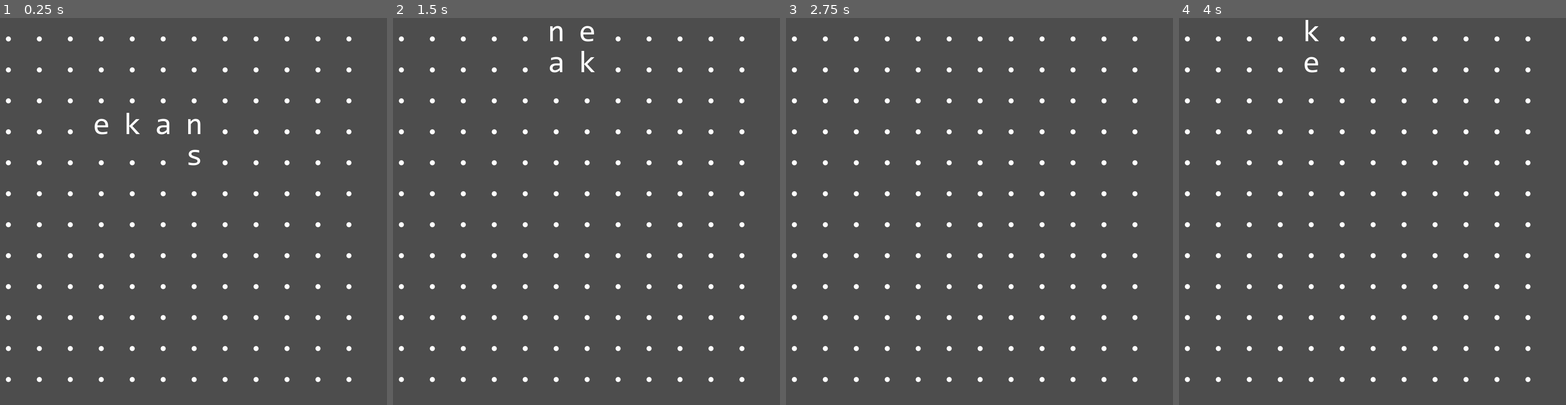
Above: before the commit, frames 1-4 (left to right).
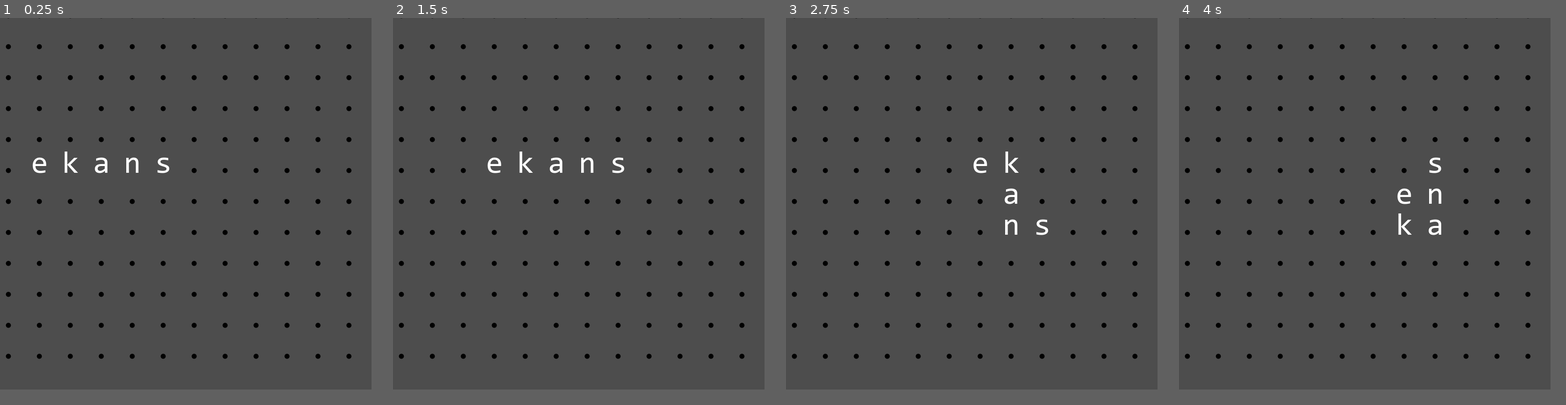
Above: after the commit, the same moments.

Repository: robro/snake_words_gd
Game: Godot game, scene res://scene/snaking.tscn
The game is run twice, just before and just after one commit, with the same random seed, the same clock (stepped at 60 frames per second) and the same inputs. Before the commit the project starts from res://test.tscn.
Inputs:
- Up to frame 1 (0.25 s): no input
- Up to frame 2 (1.5 s): hold Right (Right, bound only after the commit) 0.53-1.28 s; hold Down (Down, bound only after the commit) from 1.28 s (still down)
- Up to frame 3 (2.75 s): tap Enter at 2 s; release Down (Down, bound only after the commit) at 2.03 s; hold Right (Right, bound only after the commit) from 2.03 s (still down)
- Up to frame 4 (4 s): release Right (Right, bound only after the commit) at 2.78 s; hold Up (Up, bound only after the commit) 2.78-3.53 s; hold Left (Left, bound only after the commit) from 3.53 s (still down)
In our replay, the window is 800x800 before the commit and 768x768 after it. These sizes can differ from the game's own. Grey fills any space a smaller window leaves; there, only what the larger window draws over its background counts as a difference.

The runs differ from the first frame. In frame 1, 4.6% of the frame differs, in the area x 1-91%, y 0-95%; in frame 2, 4.6%; in frame 3, 4.3%; in frame 4, 4.5%.

Commit message:
Add snake controls and better drawing

Diff:
--- a/Cell.gd
+++ /dev/null
@@ -1,41 +0,0 @@
-class_name Cell
-extends Label
-
-
-@export var default_text := '.'
-var base_settings := preload("res://CellSettings.tres")
-
-
-func _init():
-	assert(len(default_text) == 1)
-	label_settings = base_settings.duplicate()
-	text = default_text
-
-
-func _ready():
-	pass
-
-func _process(_delta):
-	assert(len(text) == 1)
-
-
-func set_char(_text: String):
-	# assert(len(text) == 1)
-	text = _text
-
-
-func set_color(color: Color):
-	label_settings.font_color = color
-
-
-func randomize():
-	text = get_rand_text()
-	label_settings.font_color = get_rand_color()
-
-
-func get_rand_text() -> String:
-	return char(randi_range(0, 25) + 97)
-
-
-func get_rand_color() -> Color:
-	return Color(randf(), randf(), randf())
--- a/CellSettings.tres
+++ /dev/null
@@ -1,7 +0,0 @@
-[gd_resource type="LabelSettings" load_steps=2 format=3 uid="uid://dgdtnhb62taff"]
-
-[ext_resource type="FontFile" uid="uid://b7sdg80udjhpk" path="res://font/consola.ttf" id="1_t5qx7"]
-
-[resource]
-font = ExtResource("1_t5qx7")
-font_size = 64
--- a/Grid.gd
+++ /dev/null
@@ -1,63 +0,0 @@
-class_name Grid
-extends Node2D
-
-
-## Number of rows
-@export var rows : int = 12
-## Number of columns
-@export var cols : int = 12
-## Size of each grid cell in pixels
-@export var cell_size : int = 64
-
-
-func _ready():
-	for y in rows:
-		for x in cols:
-			var cell = Cell.new()
-			add_child(cell)
-			cell.position = Vector2(x * cell_size, y * cell_size)
-
-
-func _process(_delta):
-	pass
-
-
-func clear():
-	for cell : Cell in get_children():
-		cell.text = cell.default_text
-
-
-func has_position(pos: Vector2i) -> bool:
-	return Rect2i(0, 0, cols, rows).has_point(pos)
-
-
-func get_idx_from_pos(pos : Vector2i) -> int:
-	return pos.y * cols + pos.x
-
-
-func set_color(pos: Vector2i, color: Color) -> void:
-	if !has_position(pos):
-		return
-	var cell := get_child(get_idx_from_pos(pos)) as Cell
-	cell.label_settings.font_color = color
-
-
-func set_char(pos: Vector2i, text: String) -> void:
-	assert(len(text) == 1)
-	if !has_position(pos):
-		return
-	var cell := get_child(get_idx_from_pos(pos)) as Cell
-	cell.text = text
-
-
-func set_cell(pos: Vector2i, text: String, color: Color) -> void:
-	assert(len(text) == 1)
-	if !has_position(pos):
-		return
-	var cell := get_child(get_idx_from_pos(pos)) as Cell
-	cell.text = text
-	cell.label_settings.font_color = color
-
-
-func test():
-	set_color(Vector2i(randi_range(0, cols), randi_range(0, rows)), Color.BLACK)
--- a/Snake.gd
+++ /dev/null
@@ -1,57 +0,0 @@
-class_name Snake
-extends Node2D
-
-enum Facing {
-	UP,
-	DOWN,
-	LEFT,
-	RIGHT,
-}
-
-const offset = {
-	Facing.UP: Vector2i.UP,
-	Facing.DOWN: Vector2i.DOWN,
-	Facing.LEFT: Vector2i.LEFT,
-	Facing.RIGHT: Vector2i.RIGHT,
-}
-
-@export var text : String = "snake"
-@export var color : Color = Color.WHITE
-@export var facing : Facing = Facing.RIGHT
-@export var tick : float = 0.5
-@export var start_pos : Vector2i = Vector2i.ZERO
-@export var grid : Grid
-
-var timer : Timer
-var parts : Array[SnakePart]
-var offsets : Array[Vector2i]
-var tail : Vector2i
-
-
-func _init():
-	for i in len(text):
-		parts.append(SnakePart.new(text[i], color))
-		offsets.append(offset[facing] * -i)
-
-
-func _ready():
-	assert(grid is Grid)
-	timer = Timer.new()
-	add_child(timer)
-	timer.wait_time = tick
-	timer.timeout.connect(move)
-	timer.start()
-
-
-func _process(_delta):
-	pass
-
-func move():
-	tail = offsets.pop_back()
-	offsets.insert(0, offsets[0] + offset[facing])
-
-	grid.clear()
-	for i in len(parts):
-		grid.set_cell(offsets[i] + start_pos, parts[i].text, parts[i].color)
-
-	facing = Facing.values()[randi_range(0, len(Facing) - 1)]
--- /dev/null
+++ b/object/Cell.gd
@@ -0,0 +1,22 @@
+class_name Cell
+extends Node2D
+
+var _char : String
+var _color : Color
+
+
+func _ready():
+	pass
+
+
+func _process(_delta):
+	pass
+
+
+func set_char(text: String):
+	assert(len(text) == 1)
+	_char = text
+
+
+func set_color(color: Color):
+	_color = color
--- /dev/null
+++ b/object/Snake.gd
@@ -0,0 +1,70 @@
+class_name Snake
+extends Node2D
+
+@export var text : String = "snake"
+@export var color : Color = Color.WHITE
+@export var facing : Facing = Facing.RIGHT
+@export var tick : float = 0.5
+@export var pos : Vector2i = Vector2i.ZERO
+
+enum Facing {
+	UP,
+	DOWN,
+	LEFT,
+	RIGHT,
+}
+
+const offset = {
+	Facing.UP: Vector2i.UP,
+	Facing.DOWN: Vector2i.DOWN,
+	Facing.LEFT: Vector2i.LEFT,
+	Facing.RIGHT: Vector2i.RIGHT,
+}
+
+var timer : Timer
+var parts : Array[SnakePart]
+var positions : Array[Vector2i]
+var tail : Vector2i = pos
+var next_facing := facing
+
+
+func _init():
+	for i in len(text):
+		parts.append(SnakePart.new(text[i], color))
+		positions.append(offset[facing] * -i)
+
+
+func _ready():
+	timer = Timer.new()
+	add_child(timer)
+	timer.wait_time = tick
+	timer.timeout.connect(move)
+	timer.start()
+
+
+func _process(_delta):
+	pass
+
+
+func _input(event):
+	if not event is InputEvent:
+		return
+	if event.is_action_pressed("Up") and facing != Facing.DOWN:
+		next_facing = Facing.UP
+	elif event.is_action_pressed("Down") and facing != Facing.UP:
+		next_facing = Facing.DOWN
+	elif event.is_action_pressed("Left") and facing != Facing.RIGHT:
+		next_facing = Facing.LEFT
+	elif event.is_action_pressed("Right") and facing != Facing.LEFT:
+		next_facing = Facing.RIGHT
+
+
+func move():
+	facing = next_facing
+	tail = positions.pop_back()
+	positions.insert(0, positions[0] + offset[facing])
+
+
+func draw_to_grid(grid: Grid):
+	for i in len(parts):
+		grid.set_cell(positions[i] + pos, parts[i].text, parts[i].color)
--- a/project.godot
+++ b/project.godot
@@ -11,11 +11,34 @@
 [application]
 
 config/name="snake_words_gd"
-run/main_scene="res://test.tscn"
+run/main_scene="res://scene/snaking.tscn"
 config/features=PackedStringArray("4.2", "Forward Plus")
 config/icon="res://icon.svg"
 
 [display]
 
-window/size/viewport_width=800
-window/size/viewport_height=800
+window/size/viewport_width=768
+window/size/viewport_height=768
+
+[input]
+
+Up={
+"deadzone": 0.5,
+"events": [Object(InputEventKey,"resource_local_to_scene":false,"resource_name":"","device":-1,"window_id":0,"alt_pressed":false,"shift_pressed":false,"ctrl_pressed":false,"meta_pressed":false,"pressed":false,"keycode":4194320,"physical_keycode":4194320,"key_label":4194320,"unicode":0,"echo":false,"script":null)
+]
+}
+Down={
+"deadzone": 0.5,
+"events": [Object(InputEventKey,"resource_local_to_scene":false,"resource_name":"","device":-1,"window_id":0,"alt_pressed":false,"shift_pressed":false,"ctrl_pressed":false,"meta_pressed":false,"pressed":false,"keycode":0,"physical_keycode":4194322,"key_label":0,"unicode":0,"echo":false,"script":null)
+]
+}
+Left={
+"deadzone": 0.5,
+"events": [Object(InputEventKey,"resource_local_to_scene":false,"resource_name":"","device":-1,"window_id":0,"alt_pressed":false,"shift_pressed":false,"ctrl_pressed":false,"meta_pressed":false,"pressed":false,"keycode":0,"physical_keycode":4194319,"key_label":0,"unicode":0,"echo":false,"script":null)
+]
+}
+Right={
+"deadzone": 0.5,
+"events": [Object(InputEventKey,"resource_local_to_scene":false,"resource_name":"","device":-1,"window_id":0,"alt_pressed":false,"shift_pressed":false,"ctrl_pressed":false,"meta_pressed":false,"pressed":false,"keycode":0,"physical_keycode":4194321,"key_label":0,"unicode":0,"echo":false,"script":null)
+]
+}
--- /dev/null
+++ b/render/Grid.gd
@@ -0,0 +1,77 @@
+class_name Grid
+extends Node2D
+
+## Number of rows
+@export var rows : int = 12
+## Number of columns
+@export var cols : int = 12
+## Size of each grid cell in pixels
+@export_range(0, 100, 1, "suffix:px") var cell_size : int = 64
+## Font of all characters
+@export var font : Font
+## Represents an empty cell
+@export var empty_char : String = '.'
+
+var cells : Array[Cell]
+var grid_color : Color
+
+
+func _ready():
+	assert(font is Font)
+	for y in rows:
+		for x in cols:
+			var cell = Cell.new()
+			cells.append(cell)
+			cell.position = Vector2(x * cell_size, y * cell_size)
+
+
+func _process(_delta):
+	clear()
+	for child in get_children():
+		if child.has_method("draw_to_grid"):
+			child.draw_to_grid(self)
+
+	queue_redraw()
+
+
+func _draw():
+	for cell in cells:
+		draw_char(font, cell.position, cell._char, cell_size, cell._color)
+
+
+func clear():
+	for cell in cells:
+		cell._char = empty_char
+		cell._color = grid_color
+
+
+func in_grid(pos: Vector2i) -> bool:
+	return Rect2i(0, 0, cols, rows).has_point(pos)
+
+
+func get_idx_from_pos(pos : Vector2i) -> int:
+	return pos.y * cols + pos.x
+
+
+func set_color(pos: Vector2i, color: Color) -> void:
+	if not in_grid(pos):
+		return
+	var cell := cells[get_idx_from_pos(pos)]
+	cell._color = color
+
+
+func set_char(pos: Vector2i, text: String) -> void:
+	assert(len(text) == 1)
+	if not in_grid(pos):
+		return
+	var cell := cells[get_idx_from_pos(pos)]
+	cell.text = text
+
+
+func set_cell(pos: Vector2i, text: String, color: Color) -> void:
+	assert(len(text) == 1)
+	if not in_grid(pos):
+		return
+	var cell := cells[get_idx_from_pos(pos)]
+	cell._char = text
+	cell._color = color
--- /dev/null
+++ b/scene/snaking.tscn
@@ -0,0 +1,17 @@
+[gd_scene load_steps=4 format=3 uid="uid://oun5bmabme7x"]
+
+[ext_resource type="Script" path="res://render/Grid.gd" id="1_i3img"]
+[ext_resource type="Script" path="res://object/Snake.gd" id="2_5qcsd"]
+[ext_resource type="FontFile" uid="uid://b7sdg80udjhpk" path="res://font/consola.ttf" id="2_smvfp"]
+
+[node name="Snaking" type="Node2D"]
+
+[node name="SnakingState" type="Node" parent="."]
+
+[node name="Grid" type="Node2D" parent="SnakingState"]
+script = ExtResource("1_i3img")
+font = ExtResource("2_smvfp")
+
+[node name="Snake" type="Node2D" parent="SnakingState/Grid"]
+script = ExtResource("2_5qcsd")
+pos = Vector2i(5, 5)
--- /dev/null
+++ b/state/Snaking.gd
@@ -0,0 +1,9 @@
+class_name Snaking
+extends Node2D
+
+
+func _ready():
+	pass
+
+func _process(_delta):
+	pass
--- a/test.tscn
+++ /dev/null
@@ -1,16 +0,0 @@
-[gd_scene load_steps=3 format=3 uid="uid://cgkkt20rh06f5"]
-
-[ext_resource type="Script" path="res://Grid.gd" id="1_tr8ya"]
-[ext_resource type="Script" path="res://Snake.gd" id="2_wiwmy"]
-
-[node name="root" type="Node2D"]
-
-[node name="Snake" type="Node2D" parent="." node_paths=PackedStringArray("grid")]
-position = Vector2(100, 100)
-script = ExtResource("2_wiwmy")
-tick = 0.1
-start_pos = Vector2i(5, 3)
-grid = NodePath("../Grid")
-
-[node name="Grid" type="Node2D" parent="."]
-script = ExtResource("1_tr8ya")
Renamed: SnakePart.gd -> object/SnakePart.gd
